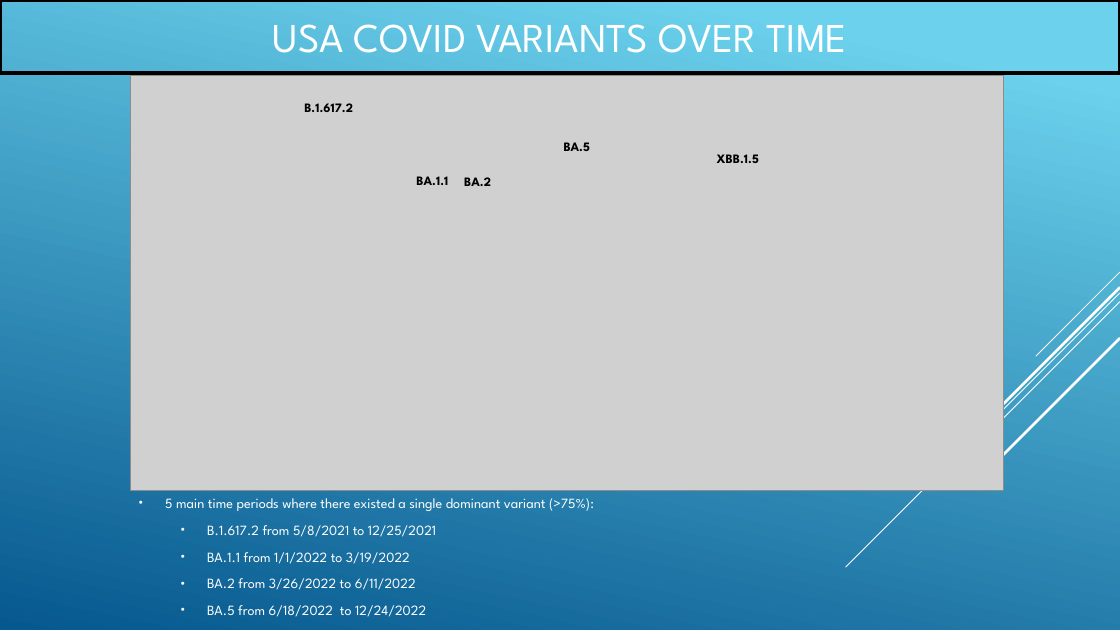
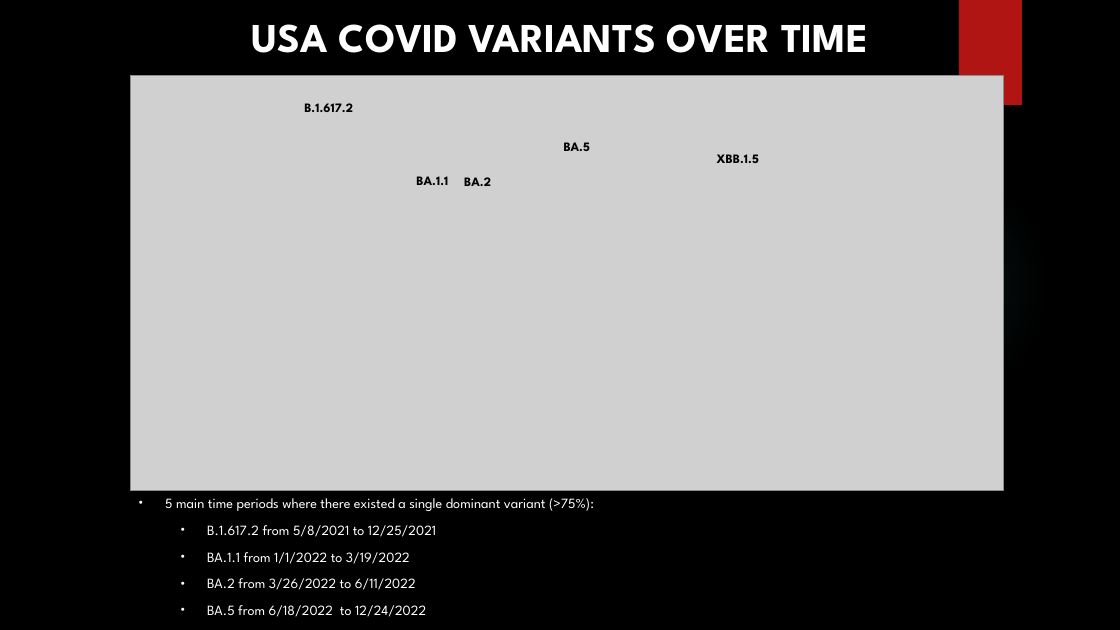
Before and after one commit to mcmonte95/Covid-Variant-Exploration-Project, a slide deck: slide 4 of Results/PresentationSlidedeck_V1.pptx (slide 3 before the commit). Drawn at 1120x630 pixels with LibreOffice and Linux fonts; fonts in the diff are those of the drawing; grey boxes stand for pictures; background and template pictures are left out. Boxes give left, top, right and bottom in pixels: in the first picture for what was removed or moved away, otherwise in the second. Text is boxed around its words. In the diff, an @@ line names an element or a change of style, - is before the commit and + after.

```diff
--- a/Results/PresentationSlidedeck_V1.pptx
+++ b/Results/PresentationSlidedeck_V1.pptx
@@ background gradient #6ED2EB to #06588E to picture (left out) @@
@@ text "USA COVID VARIANTS OVER TIME": place and size @@
-text "USA COVID VARIANTS OVER TIME" at <box>0,0,1120,73</box>
+text "USA COVID VARIANTS OVER TIME" at <box>252,24,868,53</box>
@@ text "USA COVID VARIANTS OVER TIME" at <box>252,24,868,53</box>: bold on; outline #000000 3 pt to none @@
@@ rectangle added at <box>959,0,1022,105</box>, fill #B01513 @@
@@ ellipse added at <box>791,154,1049,413</box>, fill gradient #50B9C1 @@
@@ group removed at <box>846,272,1120,567</box>: 5 lines @@
```
Also in this commit, not shown: 4 other slides changed, 6 slides added, 2 slides removed, 1 other file.
